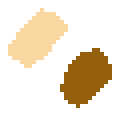
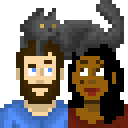
Revision of a layered 128 × 128 image; what changed, layer by layer:
renamed "Aishu" to "Aishu face", hid it, painted on it over left=60, top=44, right=128, bottom=128
renamed "Keegan" to "Keegan face", hid it, painted on it over left=0, top=8, right=68, bottom=128
added layer "Merged" over left=0, top=0, right=128, bottom=128
